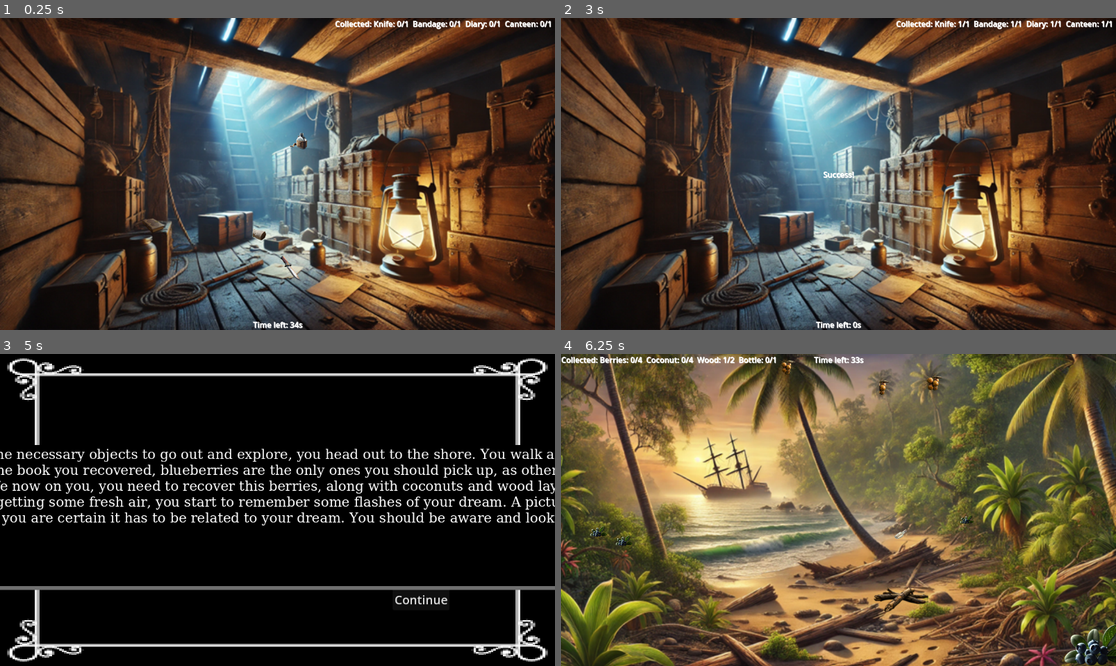
Above: before the commit, frames 1-4 (two rows, left to right).
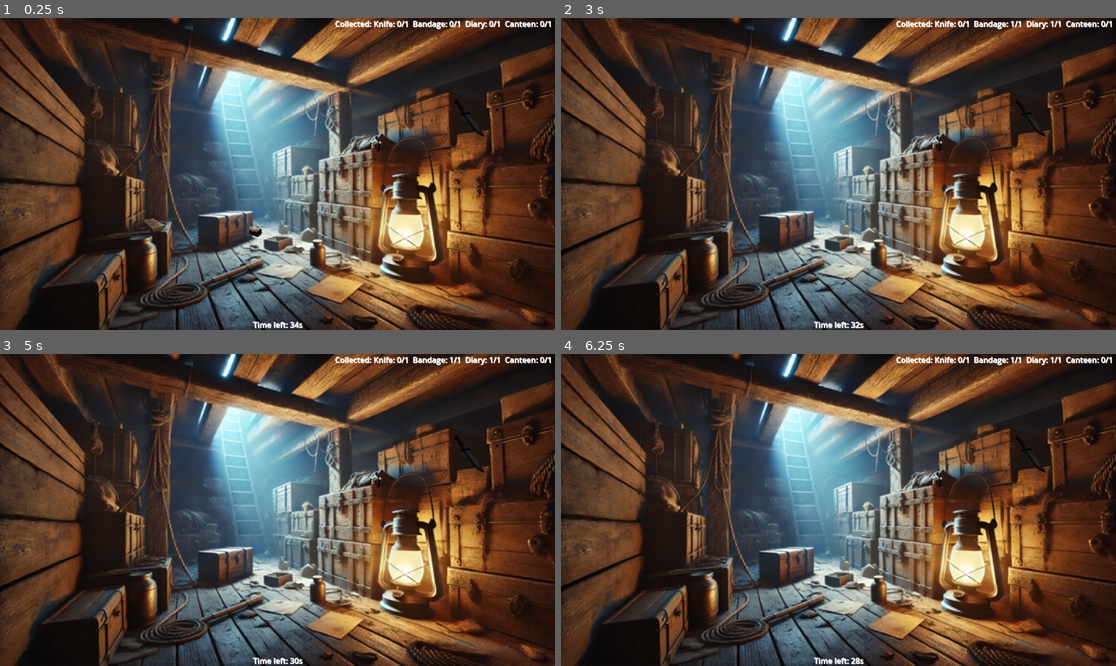
Above: after the commit, the same moments.

Repository: knandakumar25/marines-serendipity-hidden-object-game
Game: Godot game, scene res://scenes/ship.tscn
The game is run twice, just before and just after one commit, with the same random seed, the same clock (stepped at 60 frames per second) and the same inputs. This scene is started directly instead of the project's main scene.
Inputs (mouse positions are in pixels of both pictures, inside the frame that each line leads up to):
- Up to frame 1 (0.25 s): no input
- Up to frame 2 (3 s): tap Enter at 0.5, 2.75 s; move the mouse to (821, 236) at 0.52 s; click (821, 236) at 0.67 s; move the mouse to (855, 267) at 1.27 s; click (855, 267) at 1.42 s; tap Space at 2 s; move the mouse to (716, 227) at 2.02 s; click (716, 227) at 2.17 s; move the mouse to (860, 142) at 2.77 s; click (860, 142) at 2.92 s
- Up to frame 3 (5 s): tap Space at 3.5 s; move the mouse to (444, 556) at 3.52 s; click (444, 556) at 3.67 s; move the mouse to (111, 463) at 4.27 s; click (111, 463) at 4.42 s
- Up to frame 4 (6.25 s): click (982, 600) at 5 s, where only the run before the commit has a clickable "Continue"; tap Enter at 5.75 s; move the mouse to (938, 541) at 5.77 s; click (938, 541) at 5.92 s

The runs differ from the first frame. In frame 1, 0.3% of the frame differs, in the area x 44-88%, y 26-85%; in frame 2, 0.3%; in frame 3, 93%, in the area x 0-100%, y 0-100%; in frame 4, 92%.

Commit message:
added red berries and improved shadows

Diff:
--- a/project.godot
+++ b/project.godot
@@ -17,6 +17,7 @@
 
 [display]
 
+window/size/mode=2
 display_server/size/resizable=true
 
 [input]
--- a/scenes/beach.tscn
+++ b/scenes/beach.tscn
@@ -1,11 +1,12 @@
-[gd_scene load_steps=8 format=3 uid="uid://cfvdbcpk3xk4p"]
+[gd_scene load_steps=9 format=3 uid="uid://cfvdbcpk3xk4p"]
 
 [ext_resource type="Script" path="res://scenes/beach.gd" id="1_dwcxj"]
 [ext_resource type="Texture2D" uid="uid://dx2d346f3mgje" path="res://beach.png" id="3_eiwf6"]
-[ext_resource type="PackedScene" uid="uid://mtw8er4d7aad" path="res://scenes/berries.tscn" id="3_ledle"]
+[ext_resource type="PackedScene" path="res://scenes/berries.tscn" id="3_ledle"]
 [ext_resource type="PackedScene" uid="uid://dtmlfyyrj3ws2" path="res://scenes/wood.tscn" id="4_w1spk"]
 [ext_resource type="PackedScene" uid="uid://bgb63jw5pygyj" path="res://scenes/bottle.tscn" id="5_7t46t"]
 [ext_resource type="PackedScene" uid="uid://cxoime1ueaedn" path="res://scenes/coconut.tscn" id="6_0p415"]
+[ext_resource type="Texture2D" uid="uid://b4uwgqff8qwga" path="res://red.png" id="8_a52bl"]
 [ext_resource type="PackedScene" uid="uid://caar4hk116w25" path="res://scenes/coconut2.tscn" id="8_xcjqt"]
 
 [node name="Node" type="Node"]
@@ -59,45 +60,62 @@
 stretch_mode = 6
 
 [node name="Area2D" parent="UI/TextureRect" instance=ExtResource("3_ledle")]
-position = Vector2(1111, 584)
-scale = Vector2(4, 4)
+position = Vector2(1133, 619)
+scale = Vector2(2, 2)
 
 [node name="Area2D2" parent="UI/TextureRect" instance=ExtResource("3_ledle")]
-position = Vector2(842, 340)
-scale = Vector2(0.8, 0.8)
+position = Vector2(1112, 422)
+scale = Vector2(0.4, 0.4)
 
 [node name="Area2D3" parent="UI/TextureRect" instance=ExtResource("3_ledle")]
-position = Vector2(77, 364)
+position = Vector2(54, 373)
+scale = Vector2(0.5, 0.5)
 
 [node name="Area2D4" parent="UI/TextureRect" instance=ExtResource("3_ledle")]
-position = Vector2(130, 383)
+position = Vector2(95, 426)
+scale = Vector2(0.5, 0.5)
 
 [node name="Area2D5" parent="UI/TextureRect" instance=ExtResource("4_w1spk")]
-position = Vector2(783, 388)
+position = Vector2(891, 565)
 scale = Vector2(0.35, 0.35)
 
 [node name="Area2D6" parent="UI/TextureRect" instance=ExtResource("4_w1spk")]
-position = Vector2(699, 492)
+position = Vector2(622, 623)
 
 [node name="Area2D7" parent="UI/TextureRect" instance=ExtResource("5_7t46t")]
 position = Vector2(705, 375)
 scale = Vector2(0.4, 0.4)
 
 [node name="Area2D8" parent="UI/TextureRect" instance=ExtResource("6_0p415")]
-position = Vector2(673, 66)
-scale = Vector2(0.5, 0.5)
+position = Vector2(670, 58)
+scale = Vector2(0.2, 0.2)
 
 [node name="Area2D11" parent="UI/TextureRect" instance=ExtResource("6_0p415")]
-position = Vector2(476, 24)
+position = Vector2(475, 11)
 scale = Vector2(0.5, 0.5)
 
 [node name="Area2D9" parent="UI/TextureRect" instance=ExtResource("8_xcjqt")]
-position = Vector2(765, 57)
-scale = Vector2(0.5, 0.5)
+position = Vector2(758, 52)
+scale = Vector2(0.3, 0.3)
 
 [node name="Area2D10" parent="UI/TextureRect" instance=ExtResource("8_xcjqt")]
-position = Vector2(462, 24)
+position = Vector2(455, 9)
 scale = Vector2(0.4, 0.4)
+
+[node name="Red" type="Sprite2D" parent="UI/TextureRect"]
+position = Vector2(626, 1056)
+scale = Vector2(0.090625, 0.0859375)
+texture = ExtResource("8_a52bl")
+
+[node name="Red2" type="Sprite2D" parent="UI/TextureRect"]
+position = Vector2(366.5, 996)
+scale = Vector2(-0.0573233, -0.05729)
+texture = ExtResource("8_a52bl")
+
+[node name="Red3" type="Sprite2D" parent="UI/TextureRect"]
+position = Vector2(2089, 1050)
+scale = Vector2(0.0656249, 0.0542971)
+texture = ExtResource("8_a52bl")
 
 [node name="Camera2D" type="Camera2D" parent="."]
 position = Vector2(561, 305)
--- a/scenes/canteen.tscn
+++ b/scenes/canteen.tscn
@@ -12,7 +12,10 @@
 item_name = "Canteen"
 
 [node name="Sprite2D" type="Sprite2D" parent="."]
+position = Vector2(52, 228)
 texture = ExtResource("2_a8nf8")
 
 [node name="CollisionShape2D" type="CollisionShape2D" parent="."]
+position = Vector2(154, 144)
+scale = Vector2(5, 5)
 shape = SubResource("CircleShape2D_miywk")
--- a/scenes/ship.tscn
+++ b/scenes/ship.tscn
@@ -23,18 +23,19 @@
 expand_mode = 3
 
 [node name="Area2D" parent="UI/TextureRect" instance=ExtResource("6_7daow")]
-position = Vector2(542, 453)
-scale = Vector2(0.75, 0.75)
+position = Vector2(534, 447)
+scale = Vector2(0.7, 0.7)
 
 [node name="Area2D2" parent="UI/TextureRect" instance=ExtResource("4_lbla7")]
-position = Vector2(607, 520)
-scale = Vector2(0.4, 0.4)
+position = Vector2(980, 207)
+scale = Vector2(0.6, 0.6)
 
 [node name="Area2D3" parent="UI/TextureRect" instance=ExtResource("5_btbek")]
 position = Vector2(318, 432)
 
 [node name="Area2D4" parent="UI/TextureRect" instance=ExtResource("6_ls7tr")]
-position = Vector2(619, 257)
+position = Vector2(773, 256)
+scale = Vector2(0.05, 0.05)
 
 [node name="CollectedLabel" type="Label" parent="UI"]
 offset_left = 695.0
Binary file changed: bandage.png
Binary file changed: canteen.png
Not shown, changed: canteen.png.import
Binary file changed: knife.png
Binary file added: red.png
Not shown, added: red.png.import
Not shown: 1 places in scenes/canteen.tscn that only renumber resources
